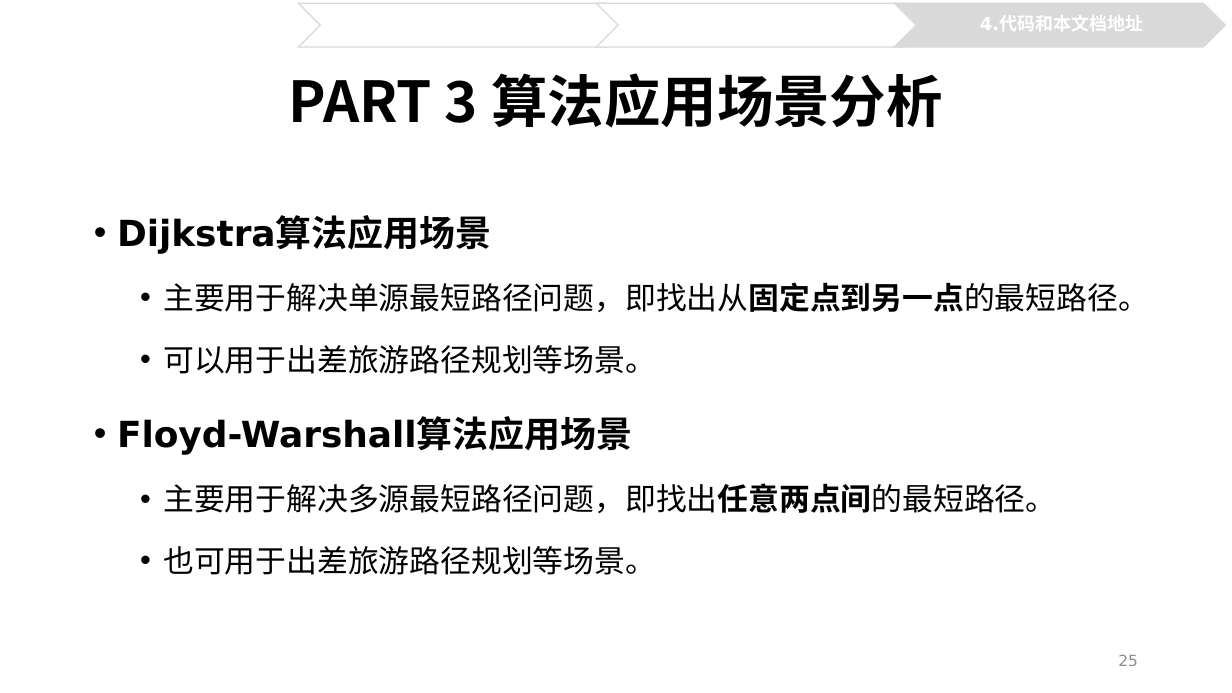
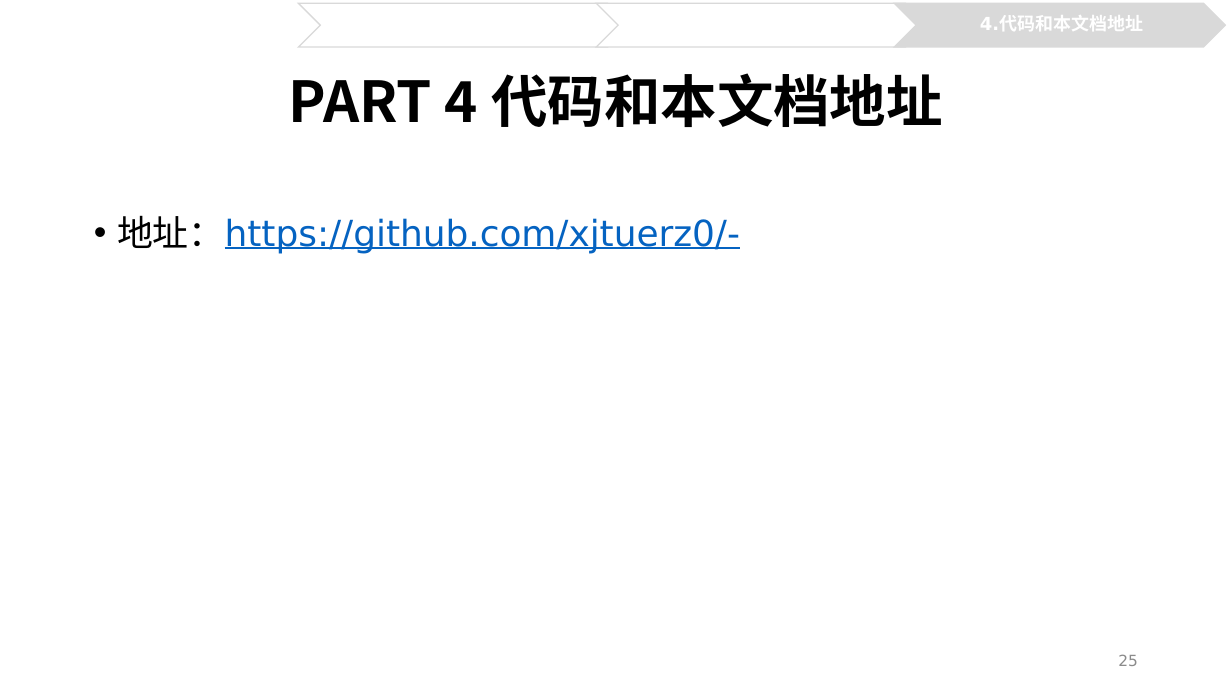
Before and after one commit to xjtuerz0/-, a slide deck: slide 25 of 高等计算机算法.pptx. Drawn at 1232x693 pixels with LibreOffice and Linux fonts; fonts in the diff are those of the drawing. Boxes give left, top, right and bottom in pixels: in the first picture for what was removed or moved away, otherwise in the second. Text is boxed around its words. In the diff, an @@ line names an element or a change of style, - is before the commit and + after.

```diff
--- a/高等计算机算法.pptx
+++ b/高等计算机算法.pptx
@@ title at bbox=[289, 73, 943, 127]: text changed @@
-PART 3 算法应用场景分析
+PART 4 代码和本文档地址
@@ text at bbox=[117, 215, 740, 254]: text changed; size 24 to 28 pt; text colour #000000 to #0563C1 @@
-• Dijkstra算法应用场景
-  • 主要用于解决单源最短路径问题，即找出从固定点到另一点的最短路径。
-  • 可以用于出差旅游路径规划等场景。
-• Floyd-Warshall算法应用场景
-  • 主要用于解决多源最短路径问题，即找出任意两点间的最短路径。
-  • 也可用于出差旅游路径规划等场景。
+• 地址：https://github.com/xjtuerz0/-
```
Also in this commit, not shown: 4 other slides changed.
